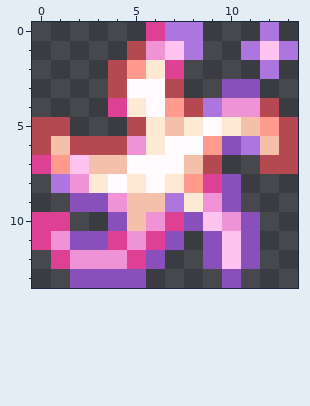
File history of a pixel-art sprite, Items/Accessories/DimlightFigure.png. That is the earlier state.
The file is 28x28 pixels, drawn in blocks of 2x2; one block is one cell here.
Now the later version:
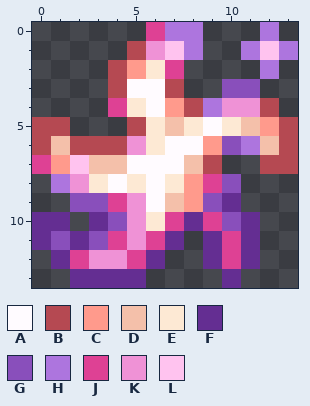
Palette (. is transparent): A #fffbff  B #b54952  C #ff9a8c  D #f4c0aa  E #fde9d4  F #642e92  G #894fbb  H #ad75de  J #de4194  K #ef92d6  L #ffc3ef
Diff:
@@ x 0..13 @@
  8 .HKEAEAECJG...
- 9 ..GGKDDHEKG...
-10 JJ..GDKJGLKG..
-11 JKGGJKJG.GLG..
-12 .JKKKJG..GLG..
-13 ..GGGG....G...
+ 9 ..GGJKADCGF...
+10 FF.FGKEJFJGF..
+11 FGFGJKJF.FJF..
+12 .FJKKJF..FJF..
+13 ..FFFF....F...
Pixel boxes of the changes (left, top, right, bottom) in both pictures:
changed: (32, 193, 260, 288)
